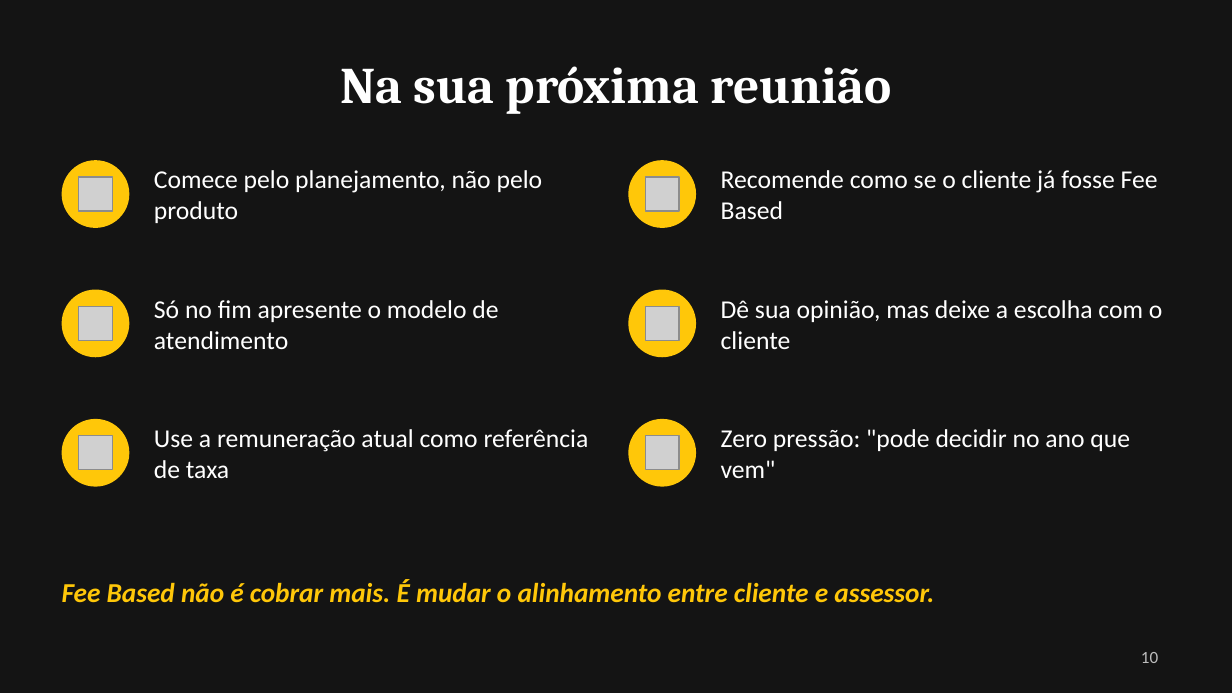
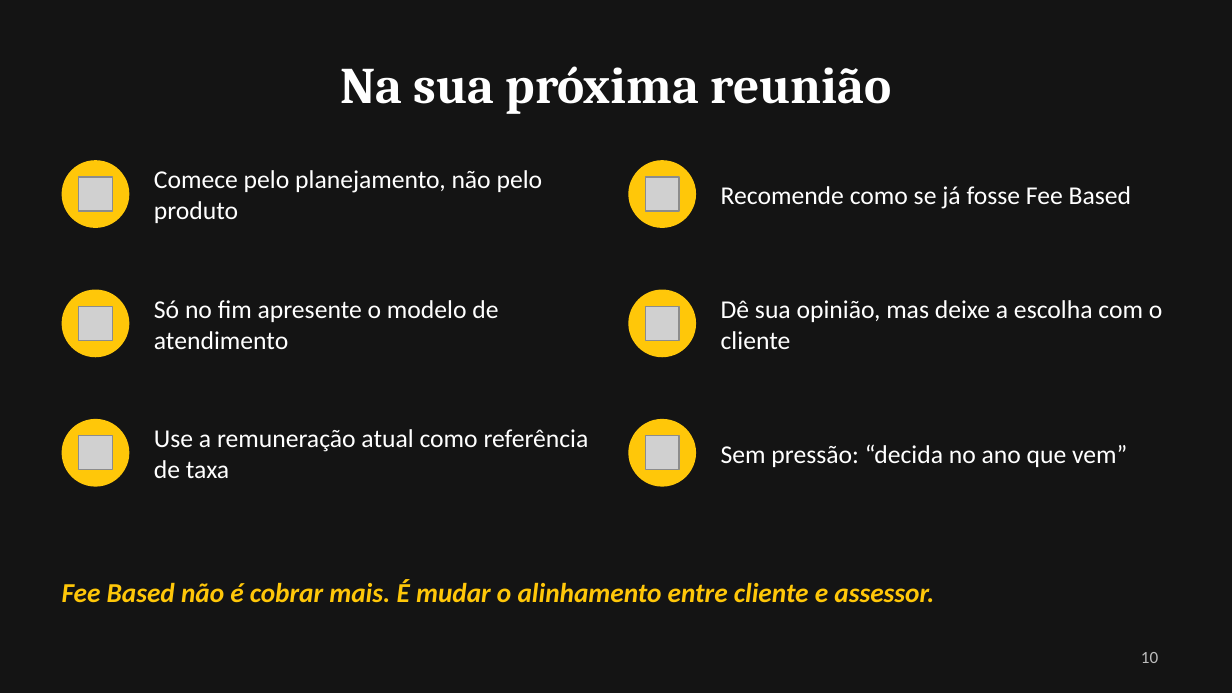
Before and after one commit to lcarloscalfat1998-eng/Mensagens, a slide deck: slide 10 of treinamentos/fee-based/Treinamento_Fee_Based_Novos_Assessores.pptx. Drawn at 1232x693 pixels with LibreOffice and Linux fonts; fonts in the diff are those of the drawing; grey boxes stand for pictures. Boxes give left, top, right and bottom in pixels: in the first picture for what was removed or moved away, otherwise in the second. Text is boxed around its words. In the diff, an @@ line names an element or a change of style, - is before the commit and + after.

```diff
--- a/treinamentos/fee-based/Treinamento_Fee_Based_Novos_Assessores.pptx
+++ b/treinamentos/fee-based/Treinamento_Fee_Based_Novos_Assessores.pptx
@@ text at (721,186,1131,209): text changed @@
-Recomende como se o cliente já fosse Fee Based
+Recomende como se já fosse Fee Based
@@ text at (721,444,1127,467): text changed @@
-Zero pressão: "pode decidir no ano que vem"
+Sem pressão: “decida no ano que vem”
```
Also in this commit, not shown: 4 other slides changed, 1 other file.
